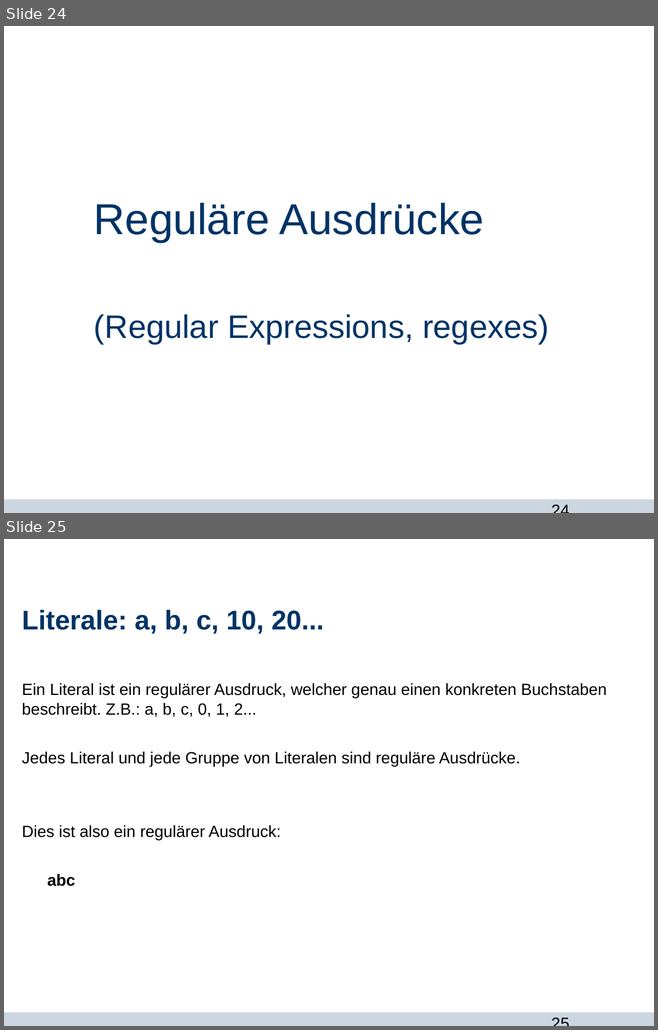
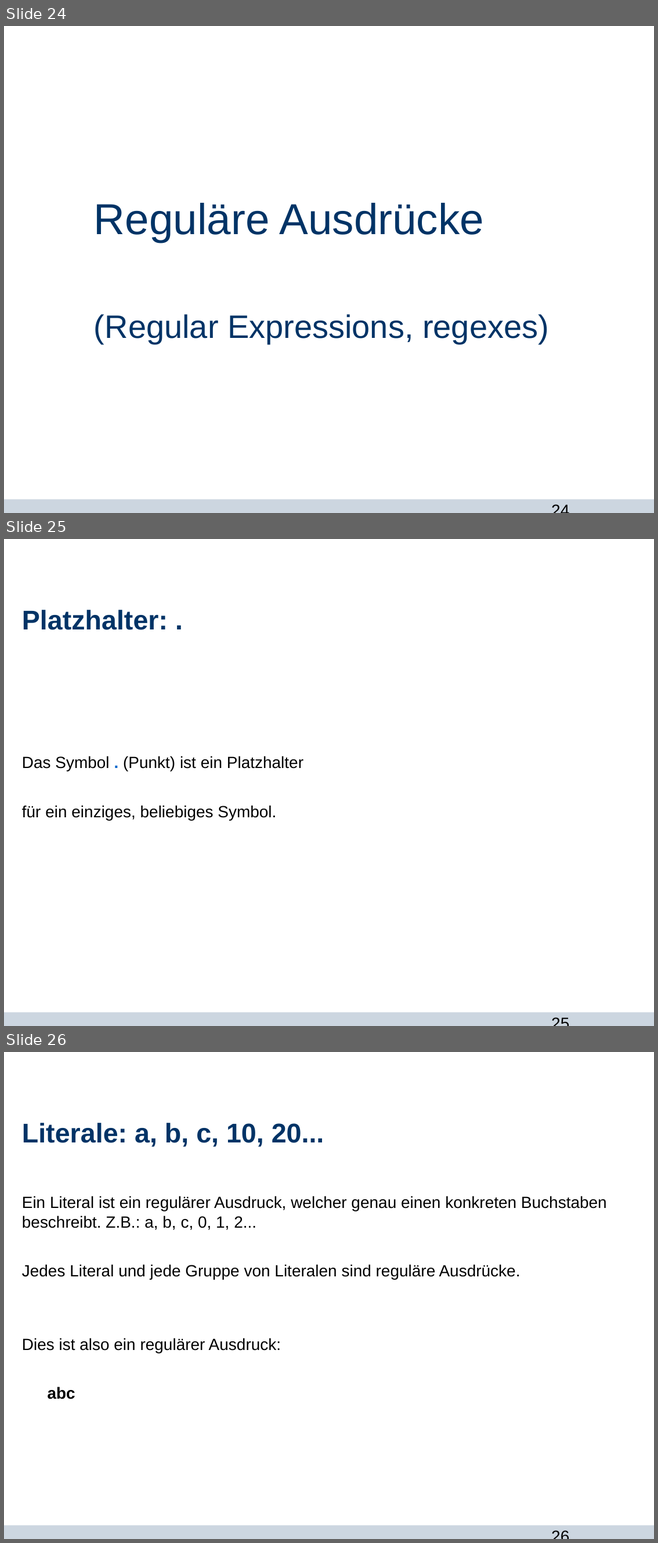
Before and after one commit to Jane333/git, a slide deck: bash_und_du.odp. Shown one above the other, each under a label of ours: slides 24 and 25 before the commit, slides 24, 25 and 26 after it. The pictures are 658x1030 and 658x1543 pixels, drawn with LibreOffice and Linux fonts; fonts in the diff are those of the drawing; background and template pictures are left out. Boxes give left, top, right and bottom in pixels: in the first picture for what was removed or moved away, otherwise in the second. Text is boxed around its words. In the diff, an @@ line names an element or a change of style, - is before the commit and + after.

```diff
--- a/bash_und_du.odp
+++ b/bash_und_du.odp
@@ slide 25 added at bbox=[4, 539, 654, 1026], background #FFFFFF; not listed: 2 template elements that a slide beside it also shows @@
@@ title added at bbox=[22, 610, 168, 630], 30 pt, text #003366, bold @@
+Platzhalter: .
@@ text added at bbox=[22, 756, 303, 820], 18 pt, text #000000 @@
+Das Symbol . (Punkt) ist ein Platzhalter
+für ein einziges, beliebiges Symbol.
@@ what was slide 25 is now slide 26 @@
@@ page number at bbox=[545, 1523, 632, 1539]: text changed @@
-25
+26
```
Also in this commit, not shown: 2 slides changed, 1 other slide added, 4 other files.
